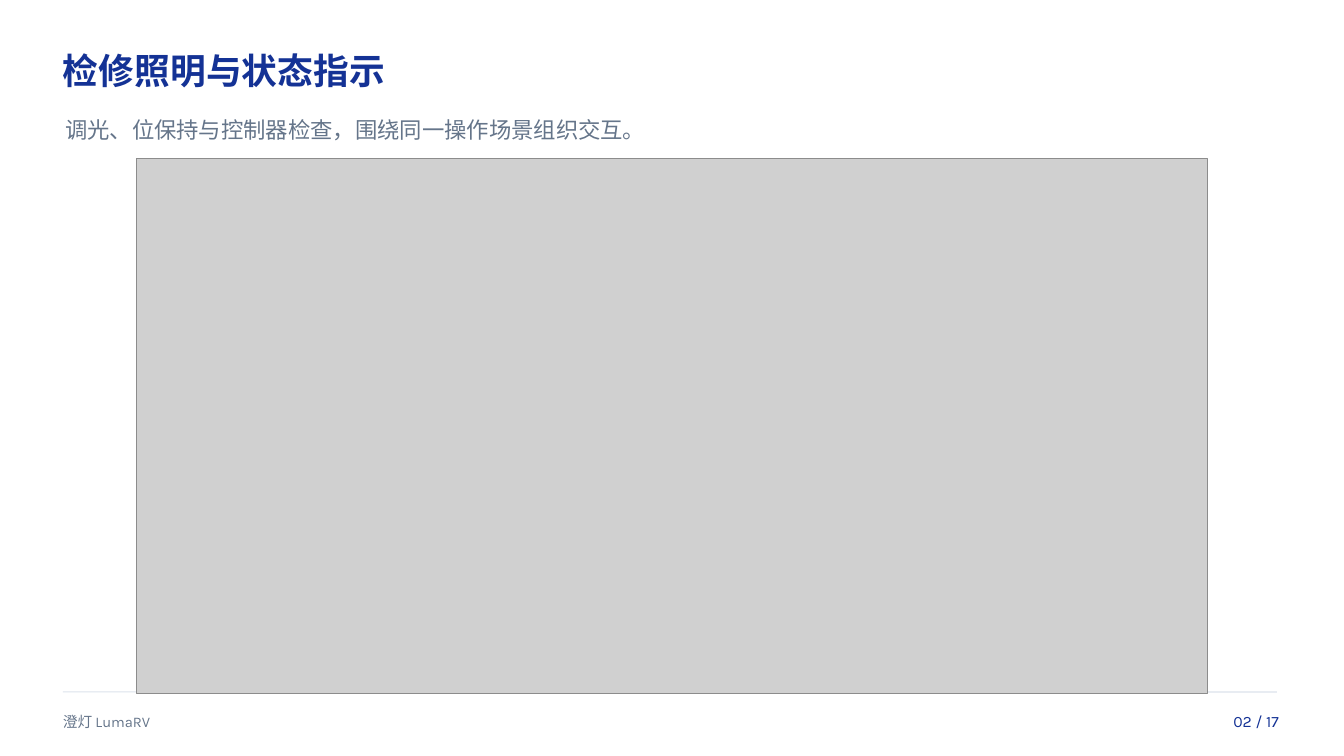
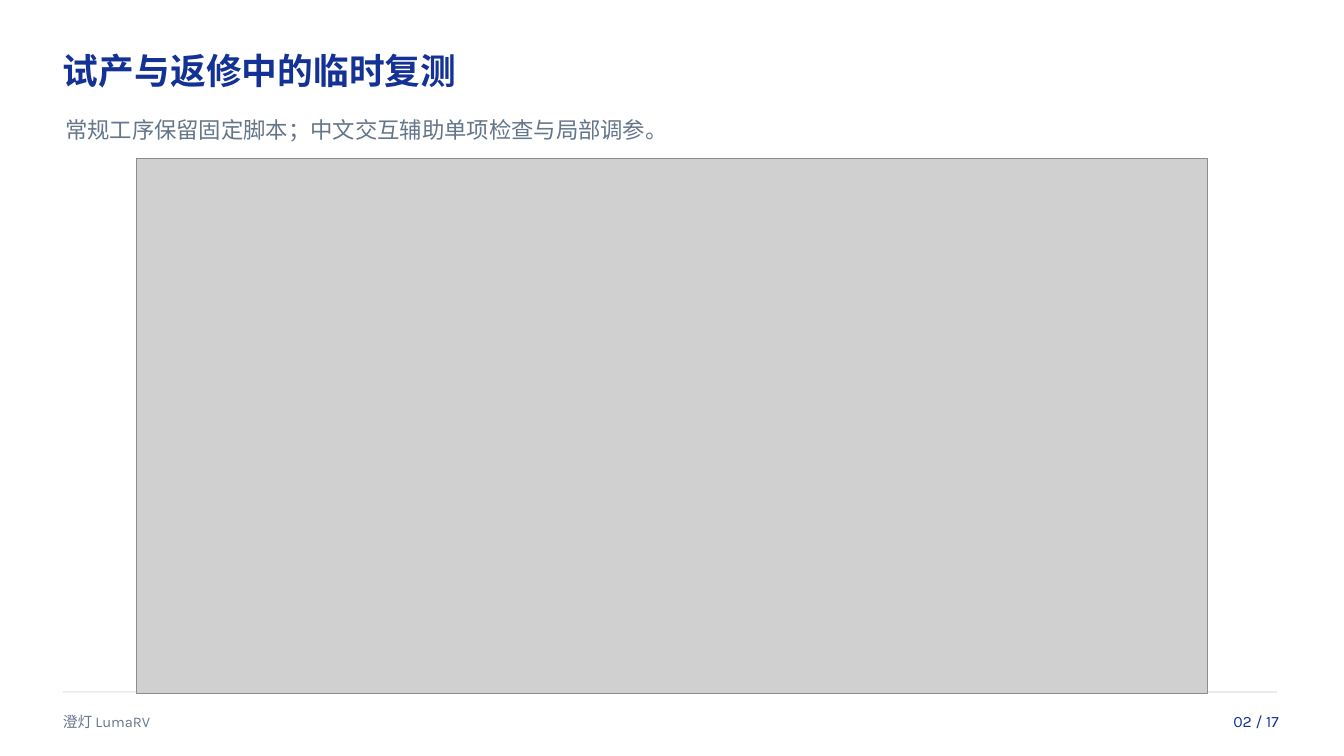
Before and after one commit to luffy1688/FPGA-RISC-CPU, a slide deck: slide 2 of docs/LumaRV_答辩演示.pptx. Drawn at 1344x756 pixels with LibreOffice and Linux fonts; fonts in the diff are those of the drawing; grey boxes stand for pictures. Boxes give left, top, right and bottom in pixels: in the first picture for what was removed or moved away, otherwise in the second. Text is boxed around its words. In the diff, an @@ line names an element or a change of style, - is before the commit and + after.

```diff
--- a/docs/LumaRV_答辩演示.pptx
+++ b/docs/LumaRV_答辩演示.pptx
@@ text at bbox=[63, 53, 456, 88]: text changed @@
-检修照明与状态指示
+试产与返修中的临时复测
@@ text at bbox=[65, 119, 668, 141]: text changed @@
-调光、位保持与控制器检查，围绕同一操作场景组织交互。
+常规工序保留固定脚本；中文交互辅助单项检查与局部调参。
```
Also in this commit, not shown: 2 other slides changed, 27 other files.
